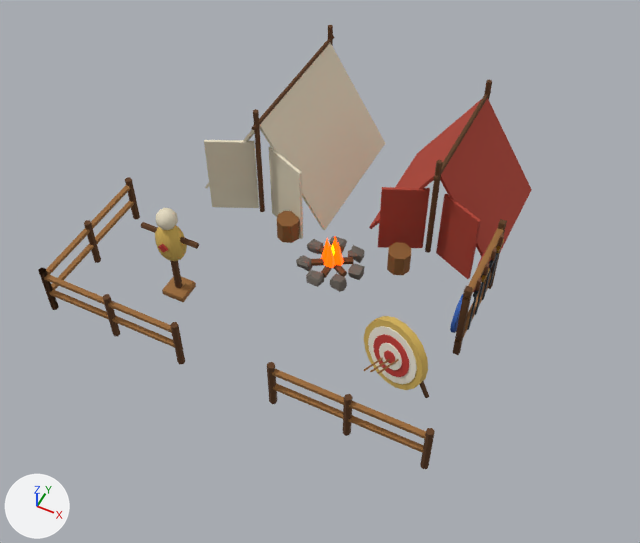
Two versions of the glTF model modele3d/export/mapa/koszary_poz05.glb, one commit apart.
Camera for both pictures: a camera (50 mm lens) standing at (4.69, -9.44, 11.06) and looking at (0.38, -0.81, 0.27). Arrows for +X, +Y and +Z are at lower left; the lights stay in place. The first picture is the older version. Vertices at exactly the same position are counted once.

The first picture shows 'koszary_poz05'.
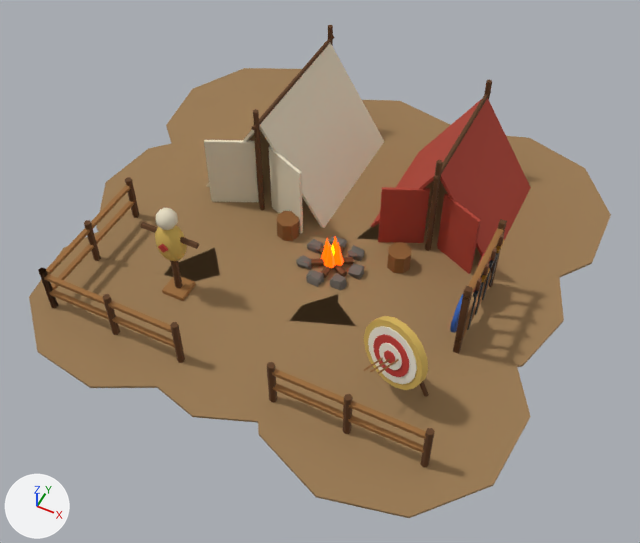
Changed parts and their boxes [x1, y1, x2, y2] in the pictures (640 x 543 px):
'koszary_poz05', reshaped (18% wider, 11% taller): before [38, 25, 532, 469]; after [29, 25, 611, 518]
part 1 of me_koszary_poz05, added (brown): after [29, 231, 163, 388]
part 2 of me_koszary_poz05, added (brown): after [96, 143, 229, 282]
part 3 of me_koszary_poz05, added (brown): after [166, 68, 302, 192]
part 4 of me_koszary_poz05, added (brown): after [135, 248, 288, 423]
part 5 of me_koszary_poz05, added (brown): after [211, 177, 356, 326]
part 6 of me_koszary_poz05, added (brown): after [261, 100, 450, 240]
part 7 of me_koszary_poz05, added (brown): after [256, 294, 530, 518]
part 8 of me_koszary_poz05, added (brown): after [338, 225, 564, 378]
part 9 of me_koszary_poz05, added (brown): after [386, 136, 611, 288]

The edits, one by one:
Material 'mapa_dirt' (mat_mapa_dirt) is new.
Its base color is (0.323, 0.195, 0.0844) (brown #9a7a52).
Its roughness is 0.95.
me_koszary_poz05 is used by ob_koszary_poz05; location (0.0, 0.0, 0.0).
me_koszary_poz05 had 1507 vertices, 2674 faces and spanned x -3.25..3.25, y -3.26..3.05, z -0.09..2.2.
me_koszary_poz05 now has 1687 vertices, 2998 faces and spans x -4.27..4.28, y -4.31..4.29, z -0.09..2.2.
me_koszary_poz05 part 1: a new loose piece, a 10-sided cylinder along z spanning x -3.862..-0.211, y -4.224..-0.574, z 0.005..0.045, in mat_mapa_dirt (brown #9a7a52).
me_koszary_poz05 part 2: a new loose piece, a 10-sided cylinder along z spanning x -4.19..-0.502, y -1.967..1.736, z 0.004..0.046, in mat_mapa_dirt (brown #9a7a52).
me_koszary_poz05 part 3: a new loose piece, a 10-sided cylinder along z spanning x -4.267..-0.342, y 0.331..4.286, z 0.003..0.047, in mat_mapa_dirt (brown #9a7a52).
me_koszary_poz05 part 4: a new loose piece, a 10-sided cylinder along z spanning x -2.004..1.586, y -3.972..-0.259, z 0.004..0.046, in mat_mapa_dirt (brown #9a7a52).
me_koszary_poz05 part 5: a new loose piece, a 10-sided cylinder along z spanning x -1.939..1.999, y -1.862..2.22, z 0.003..0.047, in mat_mapa_dirt (brown #9a7a52).
me_koszary_poz05 part 6: a new loose piece, a 10-sided cylinder along z spanning x -2.122..1.876, y 0.128..4.195, z 0.002..0.048, in mat_mapa_dirt (brown #9a7a52).
me_koszary_poz05 part 7: a new loose piece, a 10-sided cylinder along z spanning x 0.233..4.28, y -4.309..-0.178, z 0.003..0.047, in mat_mapa_dirt (brown #9a7a52).
me_koszary_poz05 part 8: a new loose piece, a 10-sided cylinder along z spanning x 0.426..4.205, y -1.742..1.908, z 0.002..0.048, in mat_mapa_dirt (brown #9a7a52).
me_koszary_poz05 part 9: a new loose piece, a 10-sided cylinder along z spanning x 0.428..4.279, y 0.198..4.245, z 0.001..0.049, in mat_mapa_dirt (brown #9a7a52).
me_koszary_poz05 gains material mat_mapa_dirt (brown #9a7a52).
